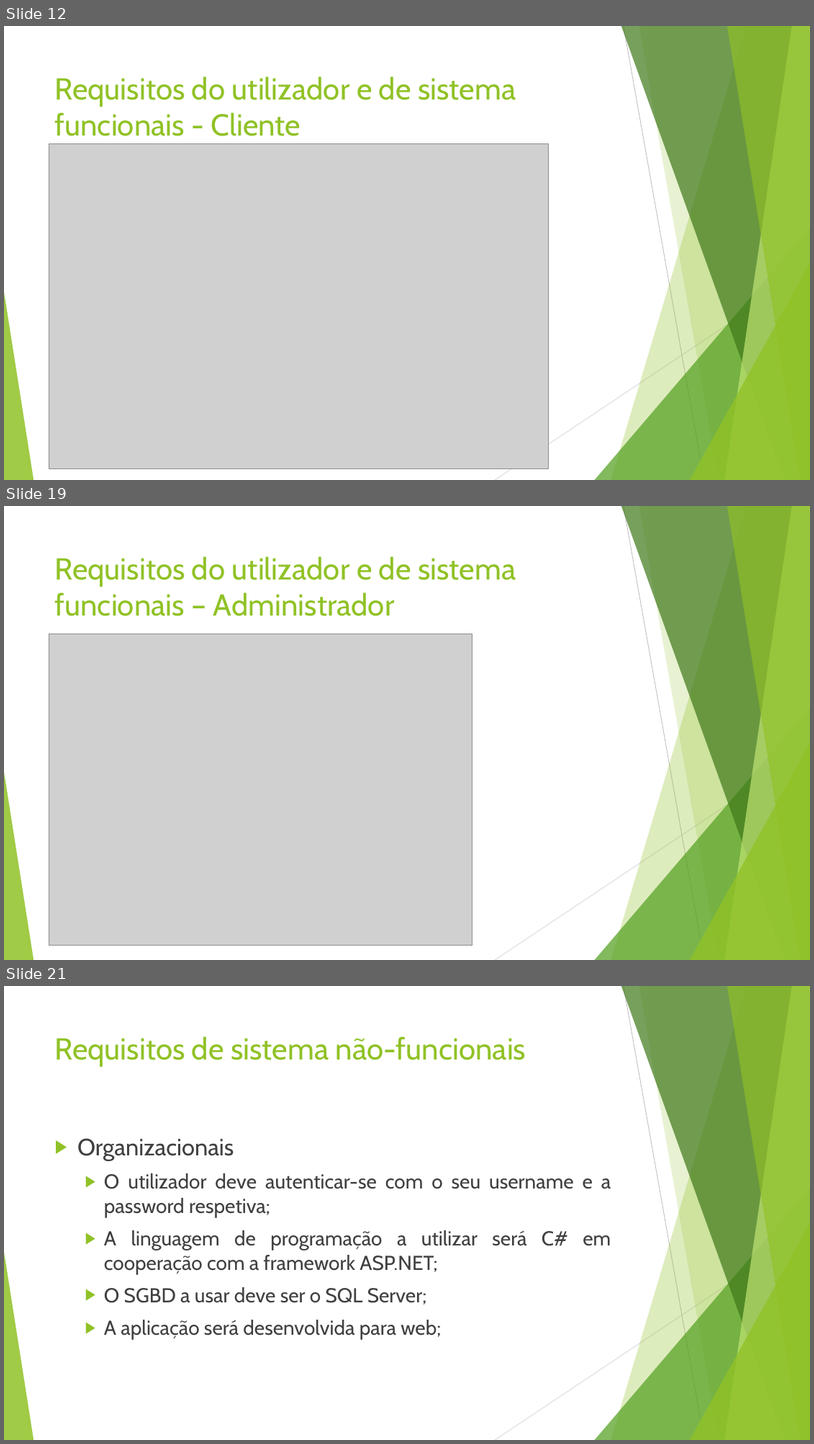
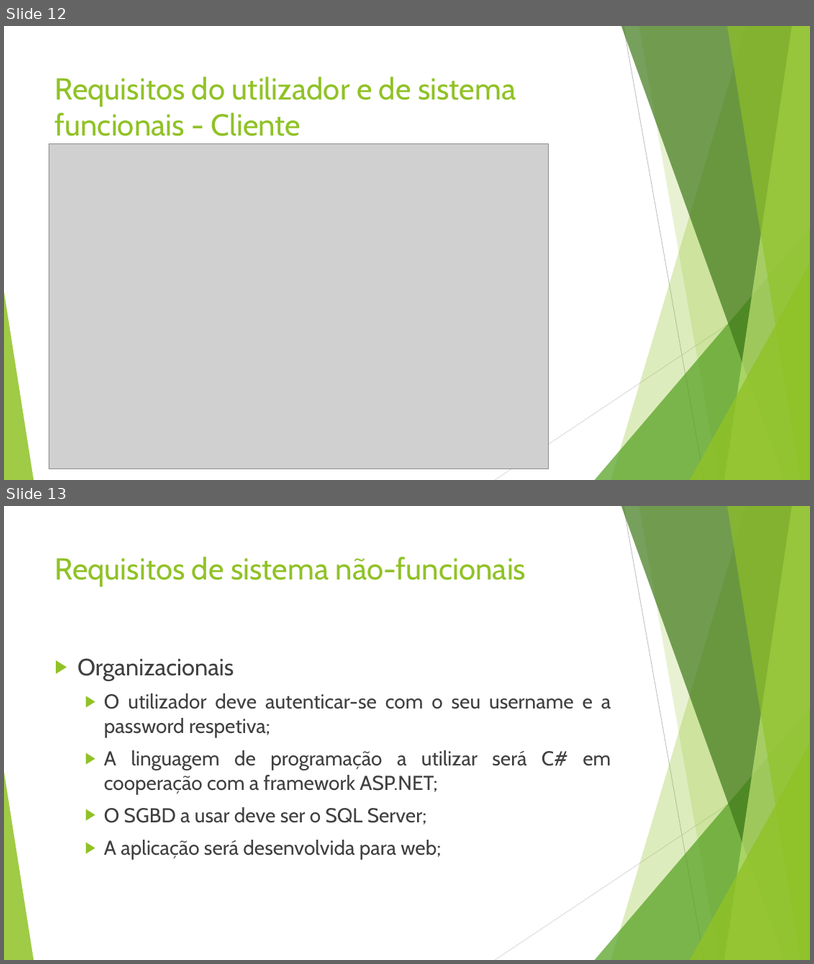
Before and after one commit to vitorjrc/babysitting-system, a slide deck: relatorio/Fase 3/LI4.pptx. Shown one above the other, each under a label of ours: slides 12, 19 and 21 before the commit, slides 12 and 13 after it; the slides between them are not shown. The pictures are 814x1444 and 814x964 pixels, drawn with LibreOffice and Linux fonts; fonts in the diff are those of the drawing; grey boxes stand for pictures. Boxes give left, top, right and bottom in pixels: in the first picture for what was removed or moved away, otherwise in the second. Text is boxed around its words. In the diff, an @@ line names an element or a change of style, - is before the commit and + after.

```diff
--- a/relatorio/Fase 3/LI4.pptx
+++ b/relatorio/Fase 3/LI4.pptx
@@ slide 19 removed at <box>4,506,810,960</box>, background #FFFFFF; not listed: 10 template elements that a slide beside it also shows @@
@@ title removed at <box>55,556,516,616</box> @@
-Requisitos do utilizador e de sistema funcionais – Administrador
@@ picture removed at <box>49,633,472,945</box> @@
@@ what was slide 21 is now slide 13 @@
```
Also in this commit, not shown: 1 slide changed, 20 other slides removed.
